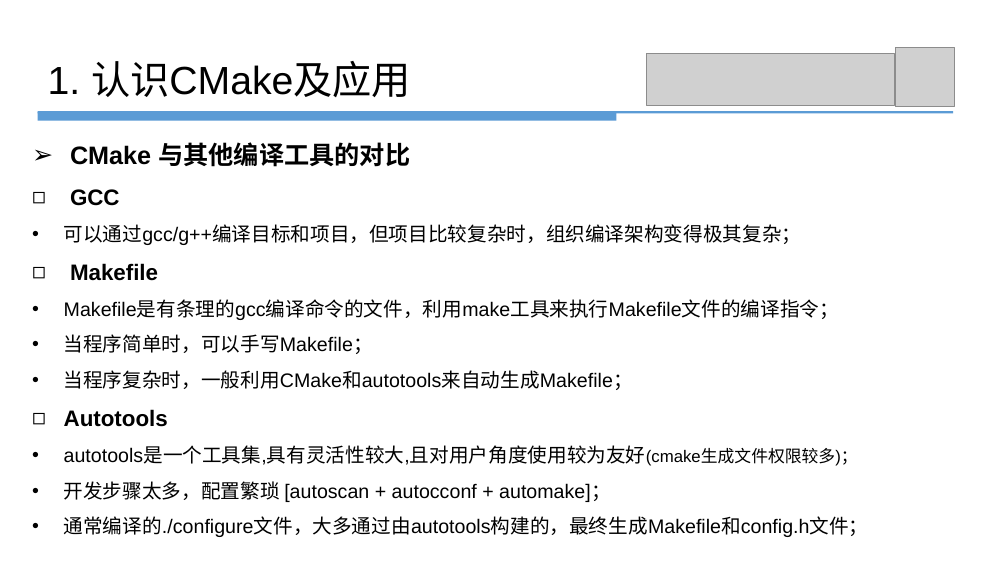
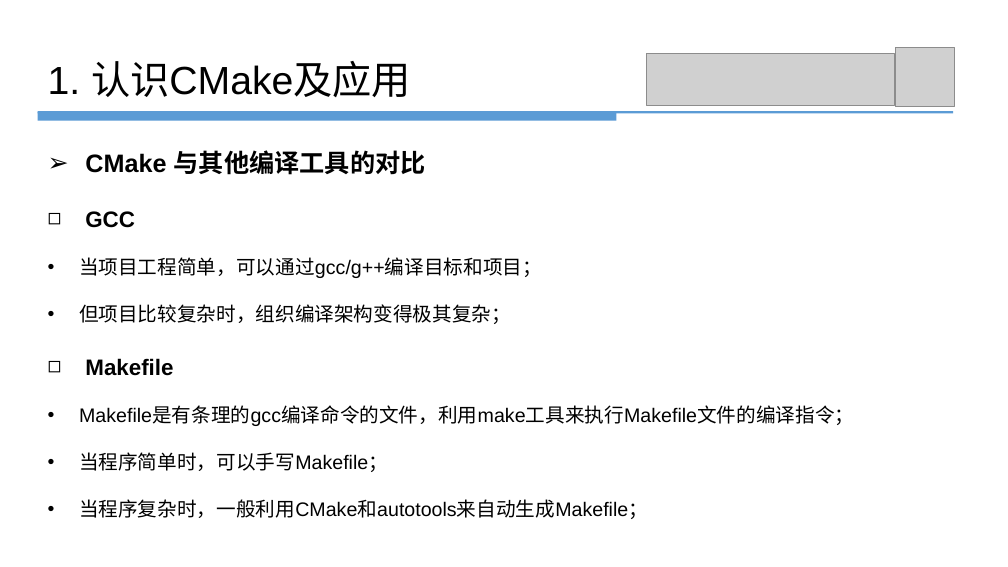
Before and after one commit to panshengli/slam_research_club, a slide deck: slide 5 of cmake_practice/Cmake_潘胜利20101026.pptx. Drawn at 1008x567 pixels with LibreOffice and Linux fonts; fonts in the diff are those of the drawing; grey boxes stand for pictures. Boxes give left, top, right and bottom in pixels: in the first picture for what was removed or moved away, otherwise in the second. Text is boxed around its words. In the diff, an @@ line names an element or a change of style, - is before the commit and + after.

```diff
--- a/cmake_practice/Cmake_潘胜利20101026.pptx
+++ b/cmake_practice/Cmake_潘胜利20101026.pptx
@@ text "CMake 与其他编译工具的对比" moved from (x1=64, y1=142, x2=869, y2=537) to (x1=79, y1=150, x2=854, y2=519) @@
@@ text at (x1=79, y1=211, x2=854, y2=519): line spacing 1.5 to 2 @@
@@ text at (x1=79, y1=257, x2=542, y2=324): text changed @@
-• 可以通过gcc/g++编译目标和项目，但项目比较复杂时，组织编译架构变得极其复杂；
+• 当项目工程简单，可以通过gcc/g++编译目标和项目；
+• 但项目比较复杂时，组织编译架构变得极其复杂；
@@ text at (x1=64, y1=409, x2=869, y2=537): paragraphs removed @@
-◻ Autotools
-• autotools是一个工具集,具有灵活性较大,且对用户角度使用较为友好(cmake生成文件权限较多)；
-• 开发步骤太多，配置繁琐 [autoscan + autocconf + automake]；
-• 通常编译的./configure文件，大多通过由autotools构建的，最终生成Makefile和config.h文件；
```
Also in this commit, not shown: 8 other slides changed, 32 slides added, 2 slides removed, 7 other files.
